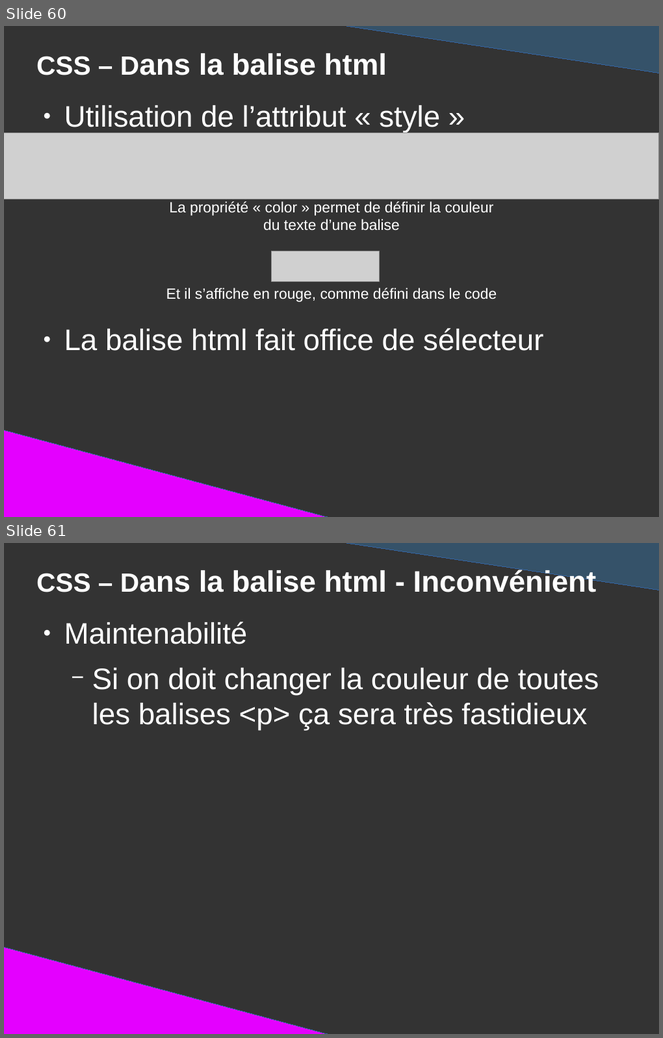
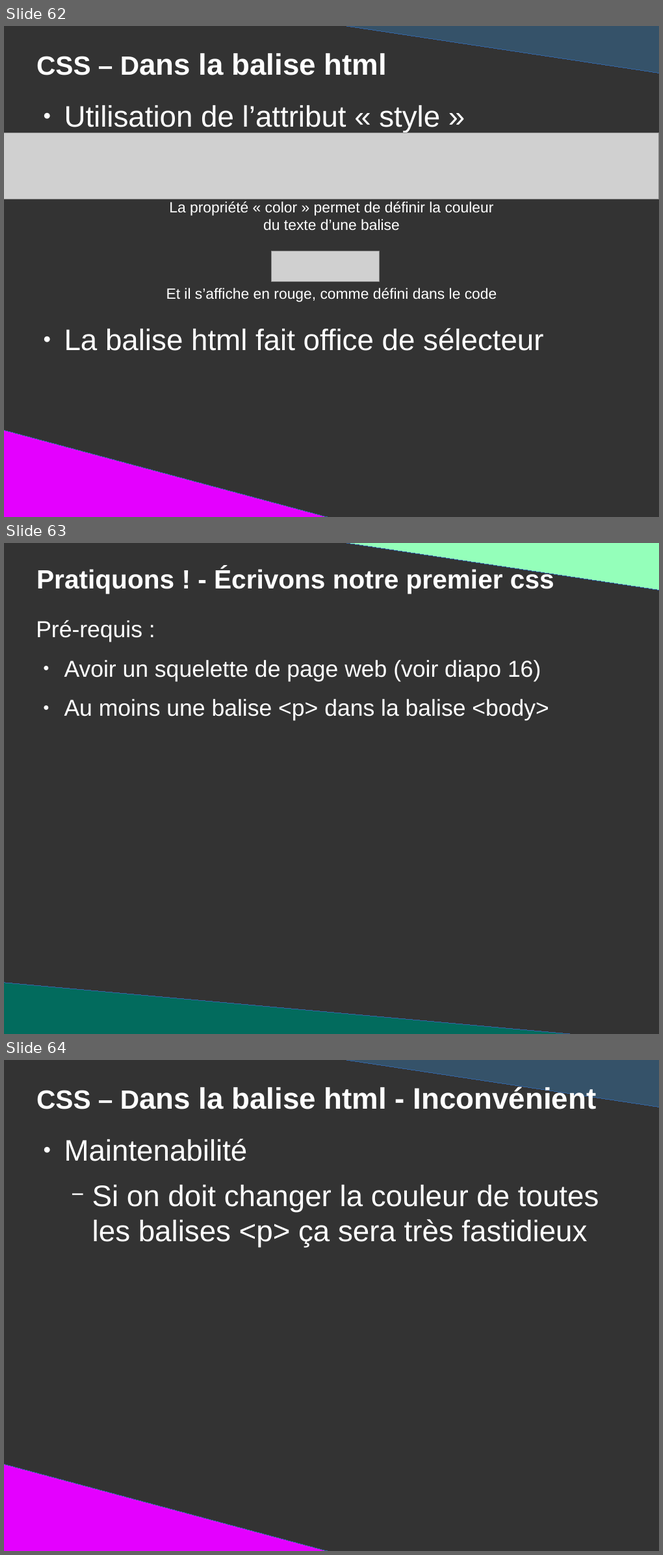
Before and after one commit to DanYellow/presentations, a slide deck: mmi/html/travaux-pratiques/numero-1/presentation.odp. Shown one above the other, each under a label of ours: slides 60 and 61 before the commit, slides 62, 63 and 64 after it. The pictures are 663x1038 and 663x1555 pixels, drawn with LibreOffice and Linux fonts; fonts in the diff are those of the drawing; grey boxes stand for pictures. Boxes give left, top, right and bottom in pixels: in the first picture for what was removed or moved away, otherwise in the second. Text is boxed around its words. In the diff, an @@ line names an element or a change of style, - is before the commit and + after.

```diff
--- a/mmi/html/travaux-pratiques/numero-1/presentation.odp
+++ b/mmi/html/travaux-pratiques/numero-1/presentation.odp
@@ slide 63 added at <box>4,543,659,1034</box>, background #333333 @@
@@ right triangle added at <box>323,543,659,590</box>, fill #94FFBA, outline #3465A4 0 pt @@
@@ title added at <box>36,568,555,594</box>, 32 pt, text #FFFFFF, bold @@
+Pratiquons ! - Écrivons notre premier css
@@ text added at <box>36,620,549,721</box>, 28 pt, text #FFFFFF @@
+Pré-requis :
+● Avoir un squelette de page web (voir diapo 16)
+● Au moins une balise <p> dans la balise <body>
@@ right triangle added at <box>4,983,616,1034</box>, fill #026B5D, outline #3465A4 0 pt @@
@@ what was slide 60 is now slide 62 @@
@@ what was slide 61 is now slide 64 @@
```
Also in this commit, not shown: 7 slides changed, 3 other slides added, 1 slide removed, 1 other file.
